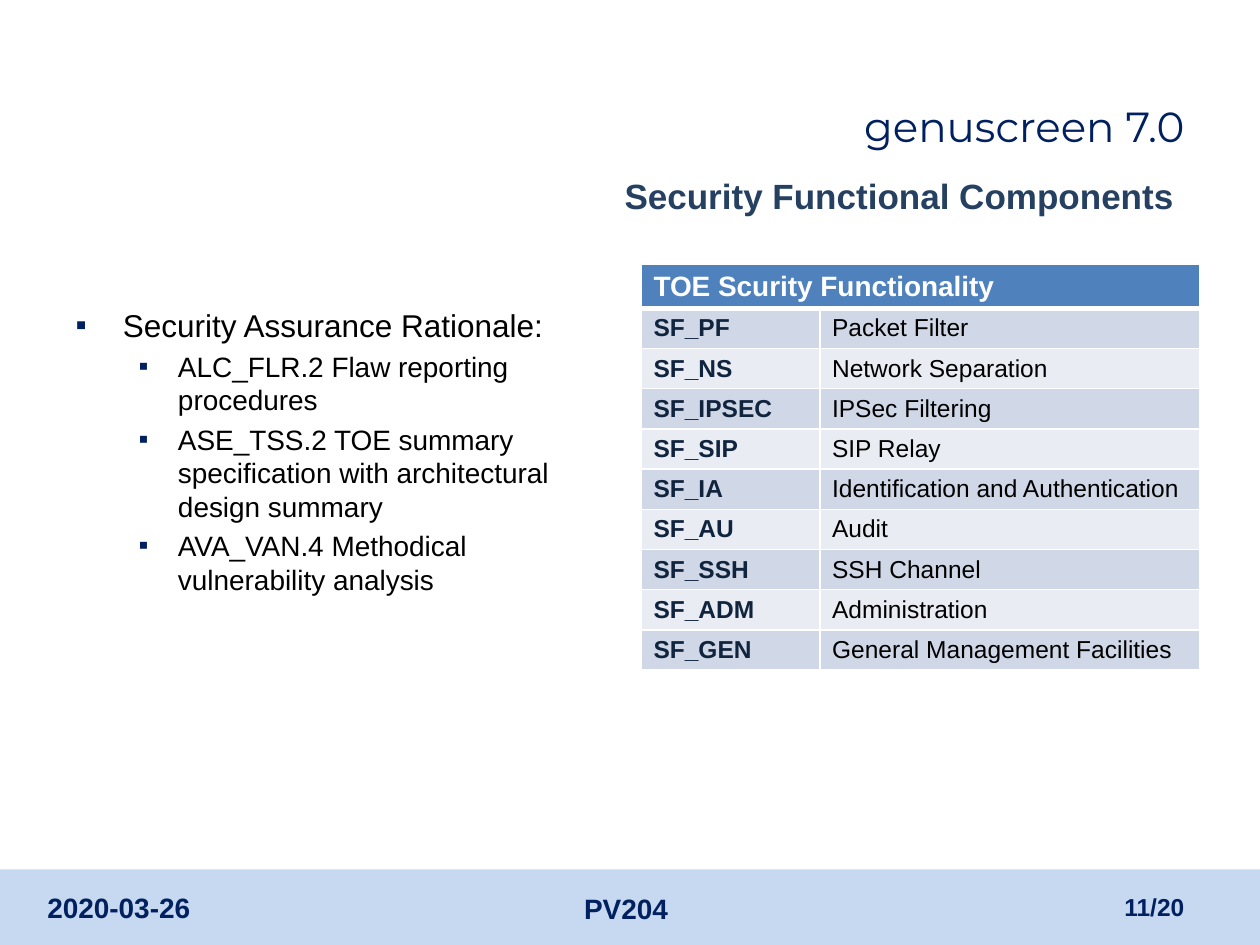
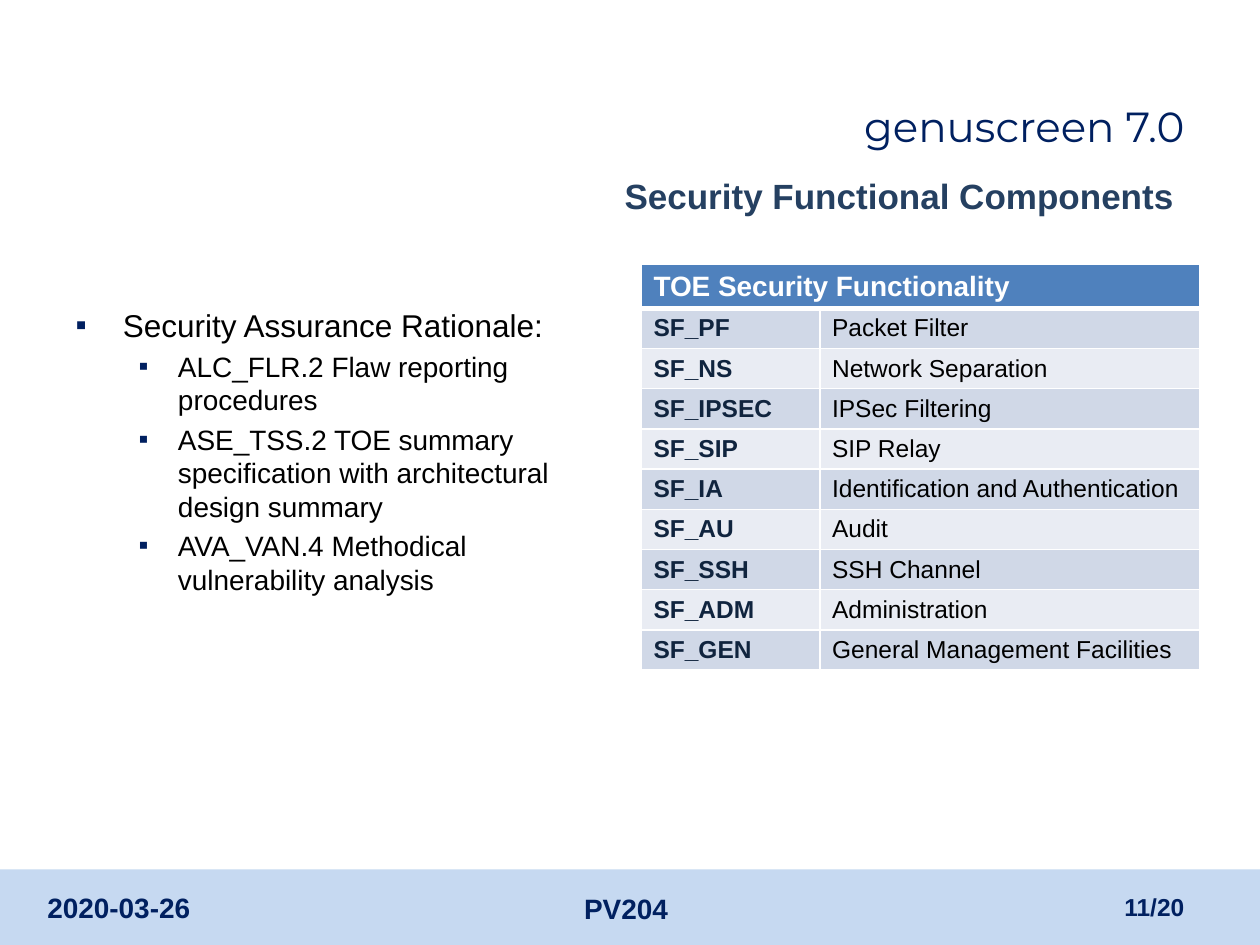
Before and after one commit to TomasMadeja/pv204_Team_Project_Supercalifragilisticexpialidocious, a slide deck: slide 11 of certificate_analysis/pv204_project_report.pptx. Drawn at 1260x945 pixels with LibreOffice and Linux fonts; fonts in the diff are those of the drawing; background and template pictures are left out. Boxes give left, top, right and bottom in pixels: in the first picture for what was removed or moved away, otherwise in the second. Text is boxed around its words. In the diff, an @@ line names an element or a change of style, - is before the commit and + after.

```diff
--- a/certificate_analysis/pv204_project_report.pptx
+++ b/certificate_analysis/pv204_project_report.pptx
@@ table at box(641, 265, 1200, 689) @@
-row 1, column 1: TOE Scurity Functionality
+row 1, column 1: TOE Security Functionality
```
Also in this commit, not shown: 2 other slides changed, 2 other files.
